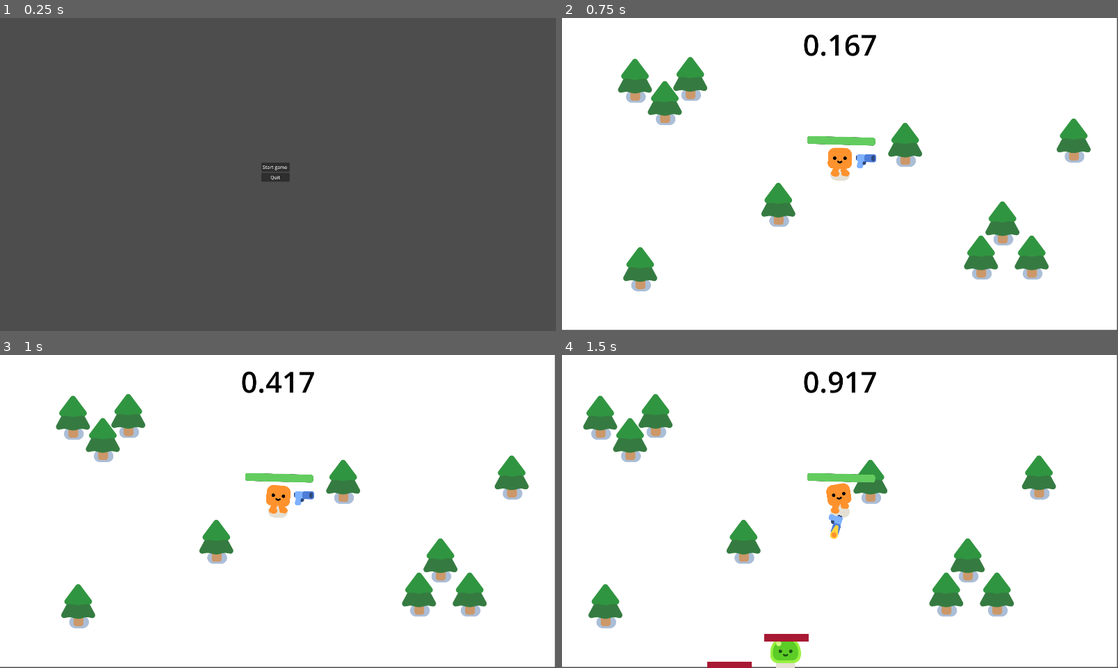
Above: before the commit, frames 1-4 (two rows, left to right).
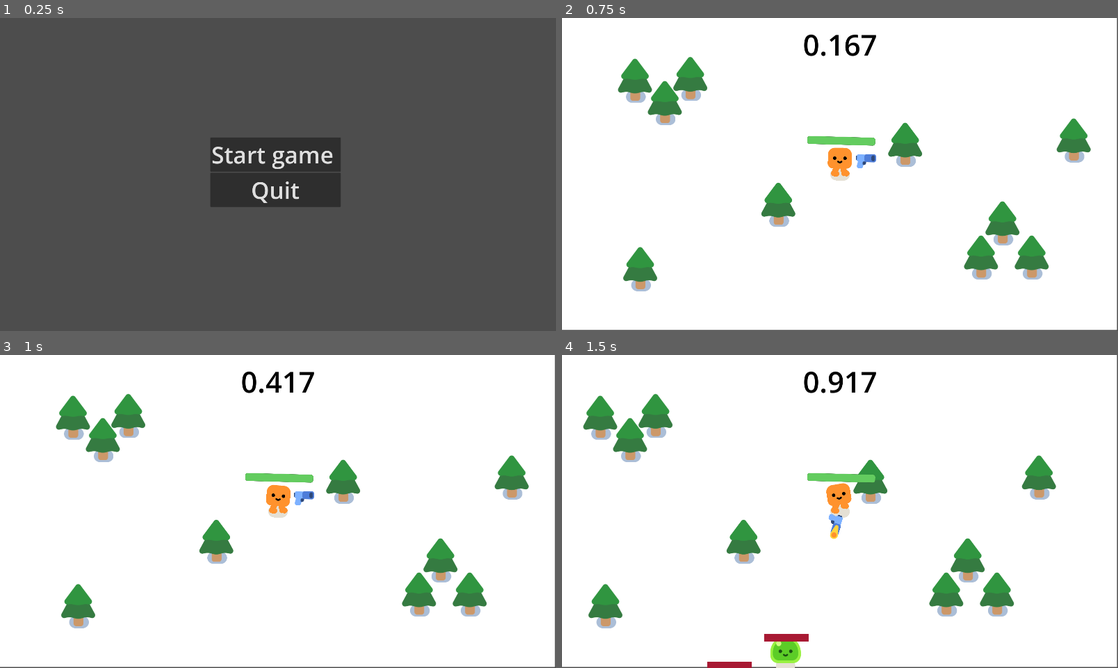
Above: after the commit, the same moments.

Repository: CWong1111/Cartoon-cute
Game: Godot game, scene res://start_menu.tscn
Two runs of this game, one before a commit and one after it. Both use one fixed random seed, a clock stepped at 60 frames per second and the inputs below.
Inputs:
- Up to frame 1 (0.25 s): no input
- Up to frame 2 (0.75 s): click "Start game" at 0.5 s
- Up to frame 3 (1 s): no input
- Up to frame 4 (1.5 s): hold D (move_right) from 1.28 s (still down)

The runs differ from the first frame. In frame 1, 4.8% of the frame differs, in the area x 37-62%, y 38-61%; in frame 2, nothing differs; in frame 3, nothing differs; in frame 4, nothing differs.

Commit message:
Adjusted the font size of start menu button

Diff:
--- a/start_menu.tscn
+++ b/start_menu.tscn
@@ -13,10 +13,12 @@
 [node name="StartGameButton" type="Button" parent="VBoxContainer"]
 unique_name_in_owner = true
 layout_mode = 2
+theme_override_font_sizes/font_size = 80
 text = "Start game "
 
 [node name="QuitButton" type="Button" parent="VBoxContainer"]
 layout_mode = 2
+theme_override_font_sizes/font_size = 80
 text = "Quit"
 
 [connection signal="pressed" from="VBoxContainer/StartGameButton" to="." method="_on_start_game_button_pressed"]
